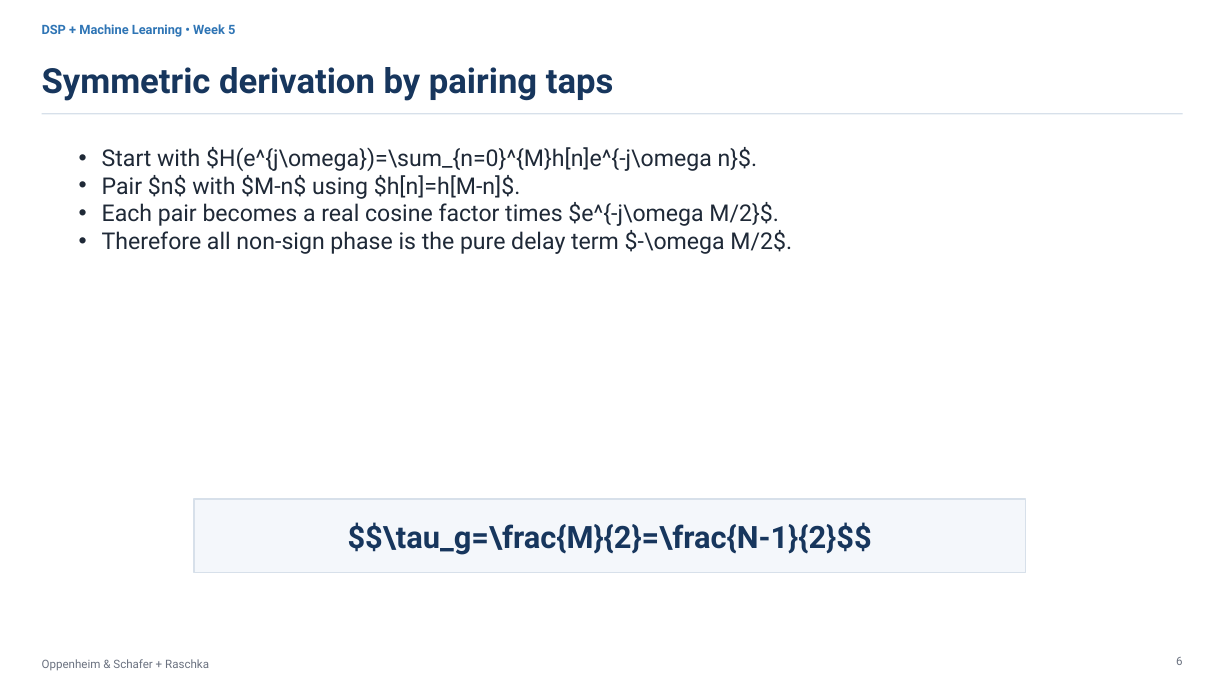
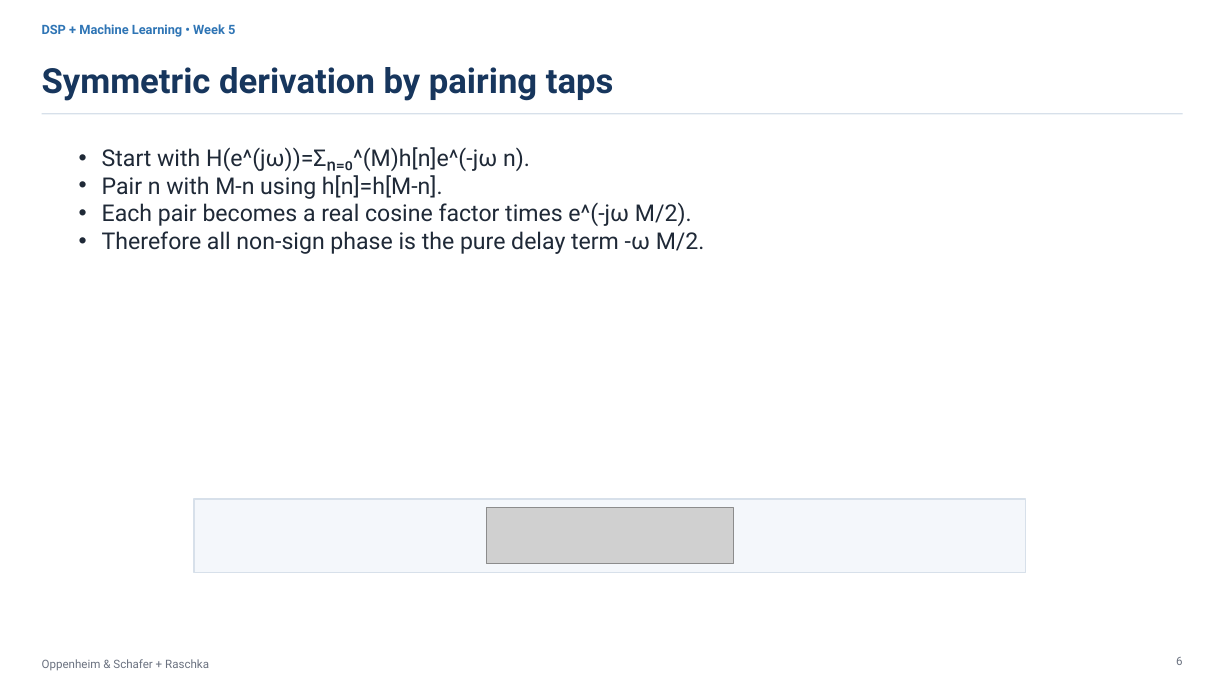
Before and after one commit to mathys2000/ecen45632_f26, a slide deck: slide 6 of python/CourseDesign/Week05e/Week5_Lecture10_Linear_Phase_Generalized_Phase_ML.pptx. Drawn at 1232x693 pixels with LibreOffice and Linux fonts; fonts in the diff are those of the drawing; grey boxes stand for pictures. Boxes give left, top, right and bottom in pixels: in the first picture for what was removed or moved away, otherwise in the second. Text is boxed around its words. In the diff, an @@ line names an element or a change of style, - is before the commit and + after.

```diff
--- a/python/CourseDesign/Week05e/Week5_Lecture10_Linear_Phase_Generalized_Phase_ML.pptx
+++ b/python/CourseDesign/Week05e/Week5_Lecture10_Linear_Phase_Generalized_Phase_ML.pptx
@@ text at (102, 147, 705, 254): text changed @@
-• Start with $H(e^{j\omega})=\sum_{n=0}^{M}h[n]e^{-j\omega n}$.
-• Pair $n$ with $M-n$ using $h[n]=h[M-n]$.
-• Each pair becomes a real cosine factor times $e^{-j\omega M/2}$.
-• Therefore all non-sign phase is the pure delay term $-\omega M/2$.
+• Start with H(e^(jω))=Σₙ₌₀^(M)h[n]e^(-jω n).
+• Pair n with M-n using h[n]=h[M-n].
+• Each pair becomes a real cosine factor times e^(-jω M/2).
+• Therefore all non-sign phase is the pure delay term -ω M/2.
@@ picture added at (486, 508, 733, 565) @@
@@ text in rectangle at (348, 522, 872, 555): text removed @@
-$$\tau_g=\frac{M}{2}=\frac{N-1}{2}$$
```
Also in this commit, not shown: 21 other slides changed, 20 other files.
